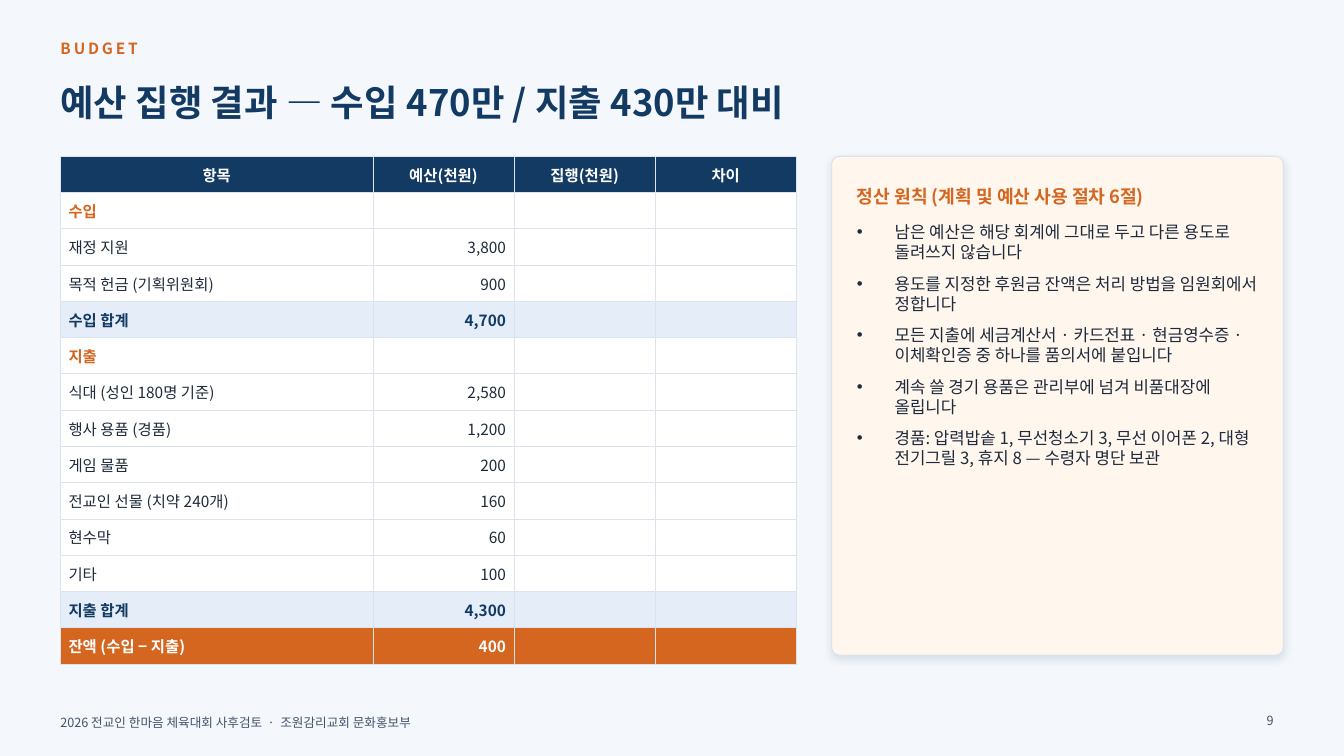
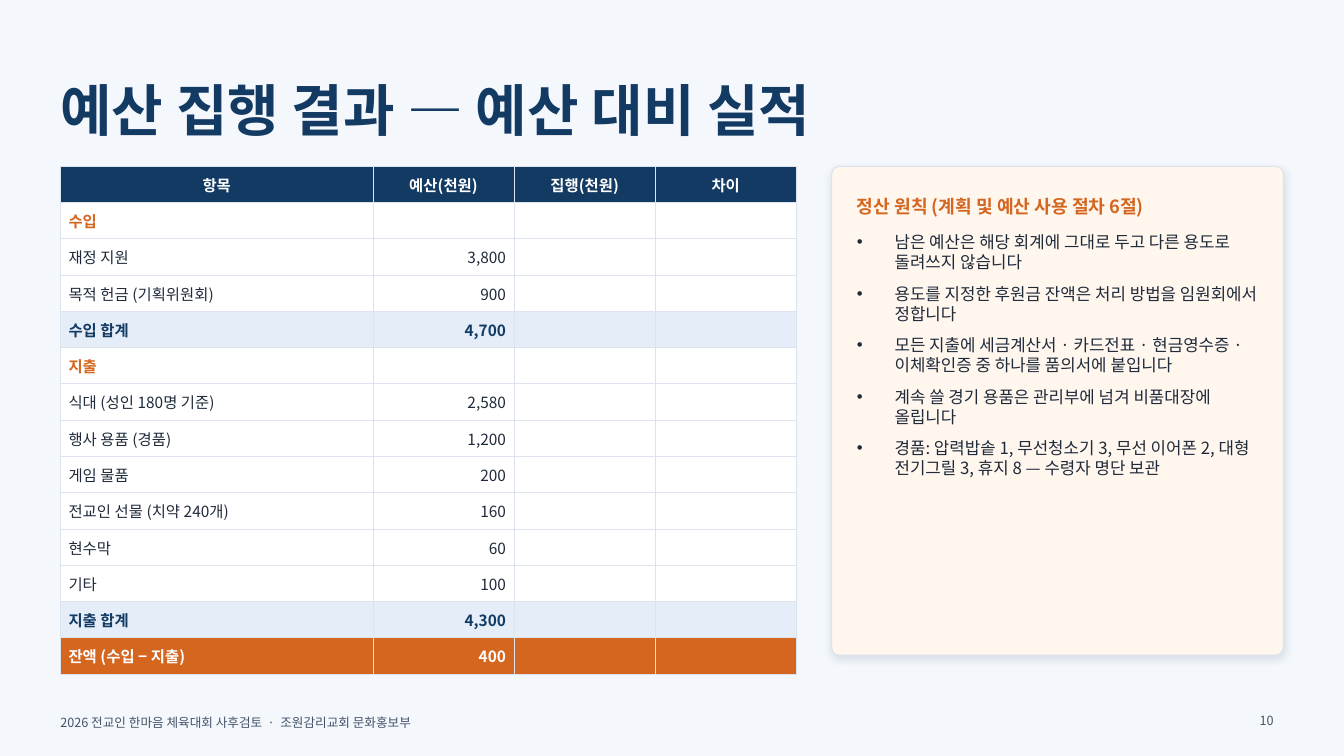
Before and after one commit to sungo-bae/miniature-octo-spoon, a slide deck: slide 10 of 2026_한마음체육대회_사후검토_1017.pptx (slide 9 before the commit). Drawn at 1344x756 pixels with LibreOffice and Linux fonts; fonts in the diff are those of the drawing; background and template pictures are left out. Boxes give left, top, right and bottom in pixels: in the first picture for what was removed or moved away, otherwise in the second. Text is boxed around its words. In the diff, an @@ line names an element or a change of style, - is before the commit and + after.

```diff
--- a/2026_한마음체육대회_사후검토_1017.pptx
+++ b/2026_한마음체육대회_사후검토_1017.pptx
@@ text removed at <box>60,42,137,54</box> @@
-BUDGET
@@ title at <box>60,84,810,136</box>: text changed; size 26 to 40 pt @@
-예산 집행 결과 — 수입 470만 / 지출 430만 대비
+예산 집행 결과 — 예산 대비 실적
@@ table: place and size @@
-table at <box>60,156,797,659</box>
+table at <box>60,166,797,669</box>
@@ rounded rectangle: place and size @@
-rounded rectangle at <box>832,156,1284,655</box>
+rounded rectangle at <box>832,166,1284,655</box>
@@ text "정산 원칙 (계획 및 예산 ...": place and size @@
-text "정산 원칙 (계획 및 예산 ..." at <box>857,187,1144,207</box>
+text "정산 원칙 (계획 및 예산 ..." at <box>857,197,1144,217</box>
@@ text "남은 예산은 해당 회계에 그대로 ...": place and size @@
-text "남은 예산은 해당 회계에 그대로 ..." at <box>895,224,1257,467</box>
+text "남은 예산은 해당 회계에 그대로 ..." at <box>895,234,1257,477</box>
@@ page number at <box>1260,715,1274,725</box>: text changed @@
-9
+10
```
Also in this commit, not shown: 13 other slides changed, 1 slide added.
